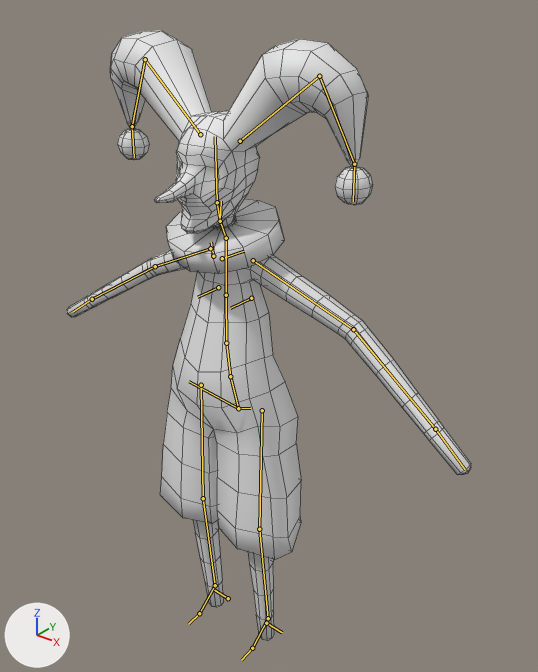
A saved change to the Blender file Graphics/kaspar.blend.
Rendered twice from a camera (50 mm lens) standing at (1.55, -1.77, 2.46) and looking at (0.09, 0.06, 1.33). The lights are fixed; the arrows at lower left show +X, +Y and +Z. The bones that bend it are drawn over the model as lines. Mesh edges are drawn as thin lines.

In view in the first picture: 'Kaspar'.
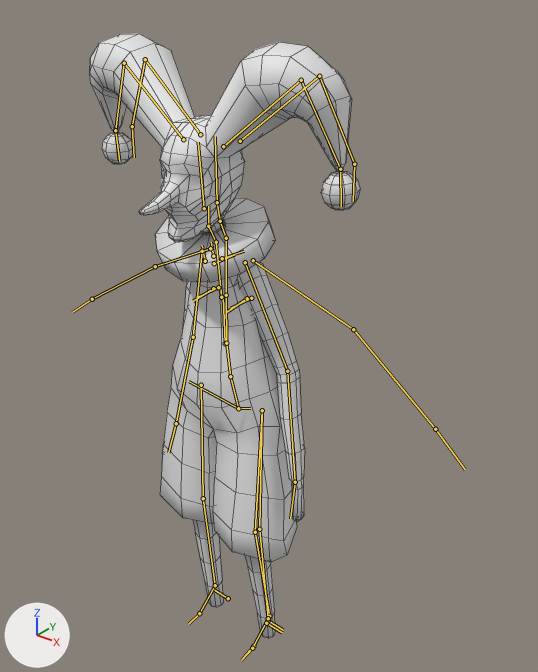
Commit message: + Kaspar's laugh knee animation

The newer file adds an action. The first version stands in its rest pose; the second is drawn at frame 0 of the action 'LaughKneeIn'.

Location of each change, (x1, y1, x2, y2) in pixels of the pictures (538 x 672 px):
'Kaspar', posed (33% narrower): before (67, 30, 471, 641); after (90, 33, 360, 639)

The change, as a diff of the scene's bpy script:
```diff
--- a/Graphics/kaspar.blend.py
+++ b/Graphics/kaspar.blend.py
@@ bone_chest @@
 bone_chest = bpy.data.objects['KasparRig_rig'].pose.bones['chest']  # child of 'torso'
-bone_chest.location = (0.0, 0.0, 0.0)
-bone_chest.rotation_quaternion = (1.0, 0.0, 0.0, 0.0)  # degrees (0, 0, 0)
+bone_chest.location = (0.0, -0.012, 0.0)
+bone_chest.rotation_quaternion = (0.998, 0.057, -0.001, 0.006)  # degrees (7, 0, 1)
@@ bone_upper_arm_fk_l @@
 bone_upper_arm_fk_l = bpy.data.objects['KasparRig_rig'].pose.bones['upper_arm_fk.L']  # child of 'MCH-upper_arm_parent.L'
-bone_upper_arm_fk_l.rotation_quaternion = (1.0, 0.0, 0.0, 0.0)  # degrees (0, 0, 0)
+bone_upper_arm_fk_l.rotation_quaternion = (0.921, 0.201, 0.051, -0.329)  # degrees (20, 13, -37)
@@ bone_hand_fk_l @@
 bone_hand_fk_l = bpy.data.objects['KasparRig_rig'].pose.bones['hand_fk.L']  # child of 'MCH-hand_fk.L'
-bone_hand_fk_l.rotation_quaternion = (1.0, 0.0, 0.0, 0.0)  # degrees (0, 0, 0)
+bone_hand_fk_l.rotation_quaternion = (0.993, 0.023, -0.098, -0.061)  # degrees (3, -11, -7)
@@ bone_upper_arm_fk_r @@
 bone_upper_arm_fk_r = bpy.data.objects['KasparRig_rig'].pose.bones['upper_arm_fk.R']  # child of 'MCH-upper_arm_parent.R'
-bone_upper_arm_fk_r.rotation_quaternion = (1.0, 0.0, 0.0, 0.0)  # degrees (0, 0, 0)
+bone_upper_arm_fk_r.rotation_quaternion = (0.913, 0.2, -0.05, 0.352)  # degrees (20, -13, 40)
@@ bone_forearm_fk_r @@
 bone_forearm_fk_r = bpy.data.objects['KasparRig_rig'].pose.bones['forearm_fk.R']  # child of 'upper_arm_fk.R'
-bone_forearm_fk_r.rotation_quaternion = (1.0, 0.0, 0.0, 0.0)  # degrees (0, 0, 0)
+bone_forearm_fk_r.rotation_quaternion = (1.0, -0.026, 0.0, 0.0)  # degrees (-3, 0, 0)
@@ bone_hand_fk_r @@
 bone_hand_fk_r = bpy.data.objects['KasparRig_rig'].pose.bones['hand_fk.R']  # child of 'MCH-hand_fk.R'
-bone_hand_fk_r.rotation_quaternion = (1.0, 0.0, 0.0, 0.0)  # degrees (0, 0, 0)
+bone_hand_fk_r.rotation_quaternion = (0.978, 0.011, 0.203, -0.042)  # degrees (0, 23, -5)
@@ bone_foot_ik_l @@
 bone_foot_ik_l = bpy.data.objects['KasparRig_rig'].pose.bones['foot_ik.L']  # child of 'MCH-foot_ik_socket.L'
-bone_foot_ik_l.location = (0.0, 0.0, 0.0)
+bone_foot_ik_l.location = (0.004, -0.01, -0.008)
```
